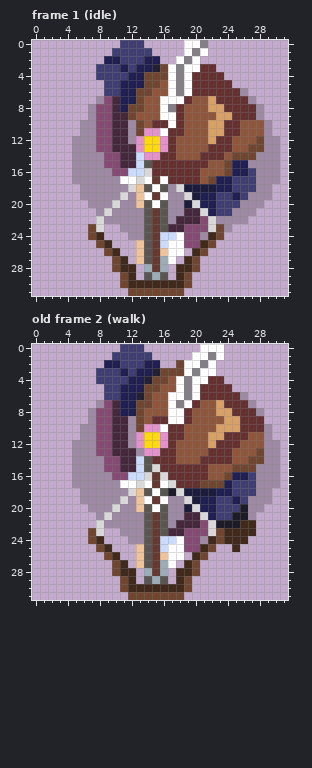
One commit to this pixel-art file: Assets/Sprites/HuntressAsterSprite.ase. Above: the version before the commit.
32x32 pixels, 8 frames. Colours within 5 levels of each other are drawn and written as one. Shown: frame 1 (idle), old frame 2 (walk). The commit also changed other frames, which this record leaves out.
The result:
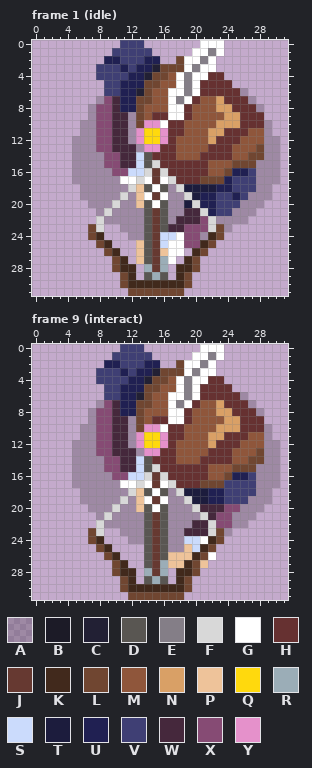
Palette (. is transparent): A #00000032  B #1c1b27  C #222034  D #595652  E #847e87  F #d8d8d8  G #ffffff  H #663131  J #663931  K #41291c  L #704631  M #8f563b  N #d9a066  P #eec39a  Q #ffd90d  R #9badb7  S #cbdbfc  T #1c1c3d  U #202052  V #3f3f74  W #45283c  X #864b74  Y #e591cb
A new or re-ordered frame is compared with the old frame closest to it.
Changes in this commit:
frames 8 -> 15
Changed rows in their new state; - is an unchanged pixel.
Frame 1 (idle), layer "hat":
first column x 12:
 0 -------..GGG-----
 1 -------.G-EG-----
 2 ------LG-EG------
 3 -----LL-EGG------
 4 --C--MGEGG-------
 5 -----MGEG--------
 6 -C----GEG--------
 7 --L-M-EGH-MN-----
 8 U---MGGH--M-N----
 9 AL-HH-GH---M-N--H
10 --YYGH----M-NNHHH
11 -YQQY---------H--
12 -------------H--M
13 -AYYH----------M-
14 --DH--------HMM-L
15 ---F--------MLLL-
16 ---JF----H-------
17 -----F---L-L-----
Frame 9 (interact) is new; against old frame 2 (walk), layers "Weapon", "Arms+Hands", "Feet":
first column x 13:
17 -----------V---
18 ----A----U-V---
19 --------T-U-V--
20 ------A-WWWXXA-
21 ------AA-WXXAA-
22 -----AA-W-XXAA.
23 ----AAWWW--A...
24 ---DAASSG--...-
25 .--DAAPS----.--
26 .--DPPP--G-----
27 .---PP--P------
